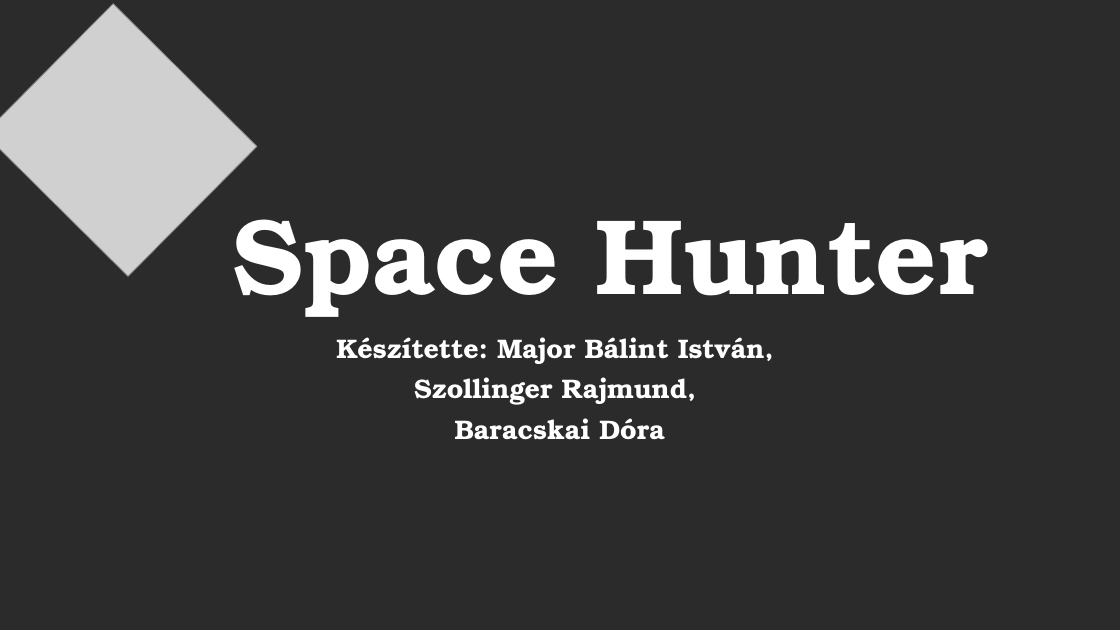
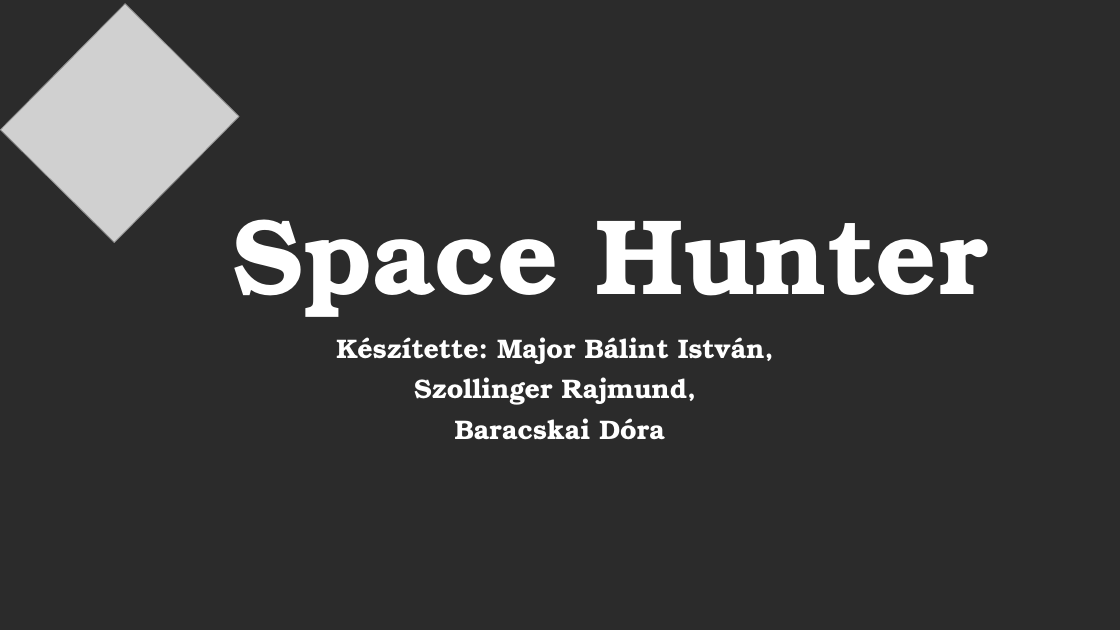
Before and after one commit to szollingerrajmund/SpaceHunter, a slide deck: slide 1 of PPT/Space Hunter.pptx. Drawn at 1120x630 pixels with LibreOffice and Linux fonts; fonts in the diff are those of the drawing; grey boxes stand for pictures; background and template pictures are left out; a plain dark background stands for a picture behind light text. Boxes give left, top, right and bottom in pixels: in the first picture for what was removed or moved away, otherwise in the second. Text is boxed around its words. In the diff, an @@ line names an element or a change of style, - is before the commit and + after.

```diff
--- a/PPT/Space Hunter.pptx
+++ b/PPT/Space Hunter.pptx
@@ picture at [0,4,239,243]: rotation 44 to 134 degrees @@
```
Also in this commit, not shown: 3 other slides changed, 8 slides added, 5 slides removed, 18 other files.
